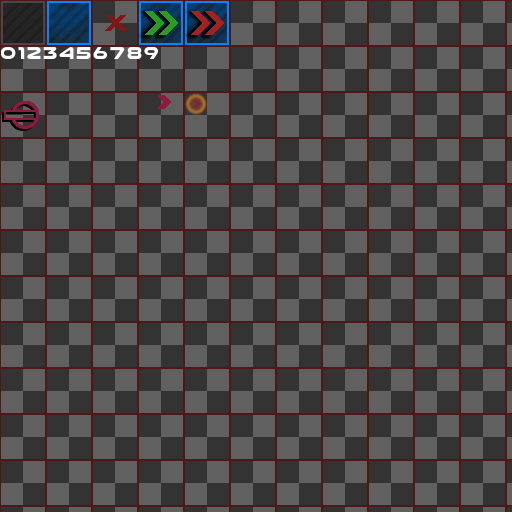
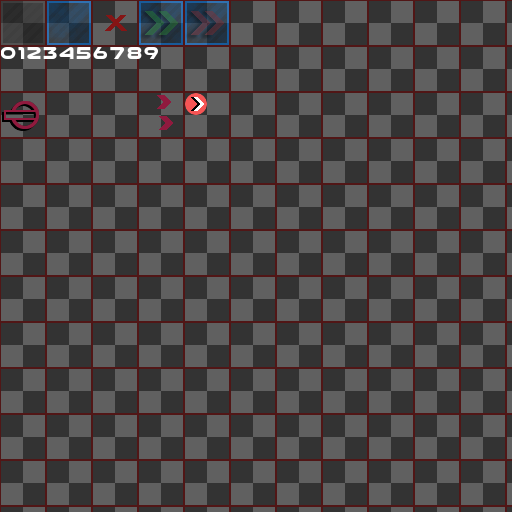
Layer changes from the first 512×512 image to the second:
added layer "Ebene #7" above "Ebene #8" over [191, 97, 204, 111]
added layer "Ebene #8" (30%) above "Ebene #5" over [139, 8, 224, 41]
painted on "Ebene #5" over [139, 8, 224, 130]
"Hintergrund": opacity 100% → 50% over [1, 1, 229, 45]
